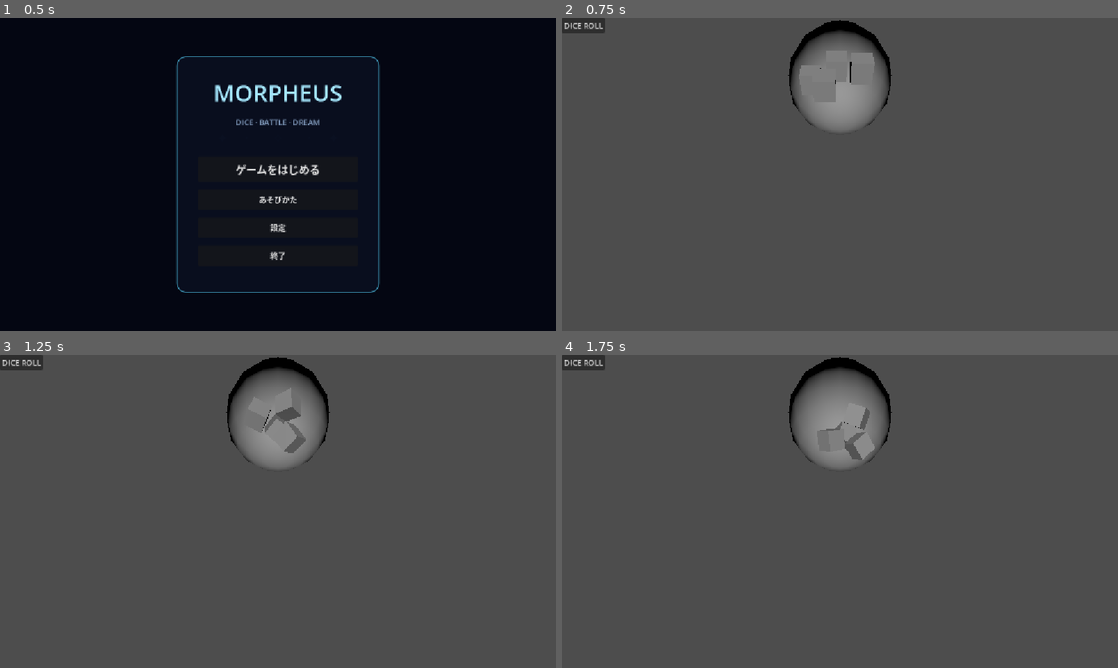
Above: before the commit, frames 1-4 (two rows, left to right).
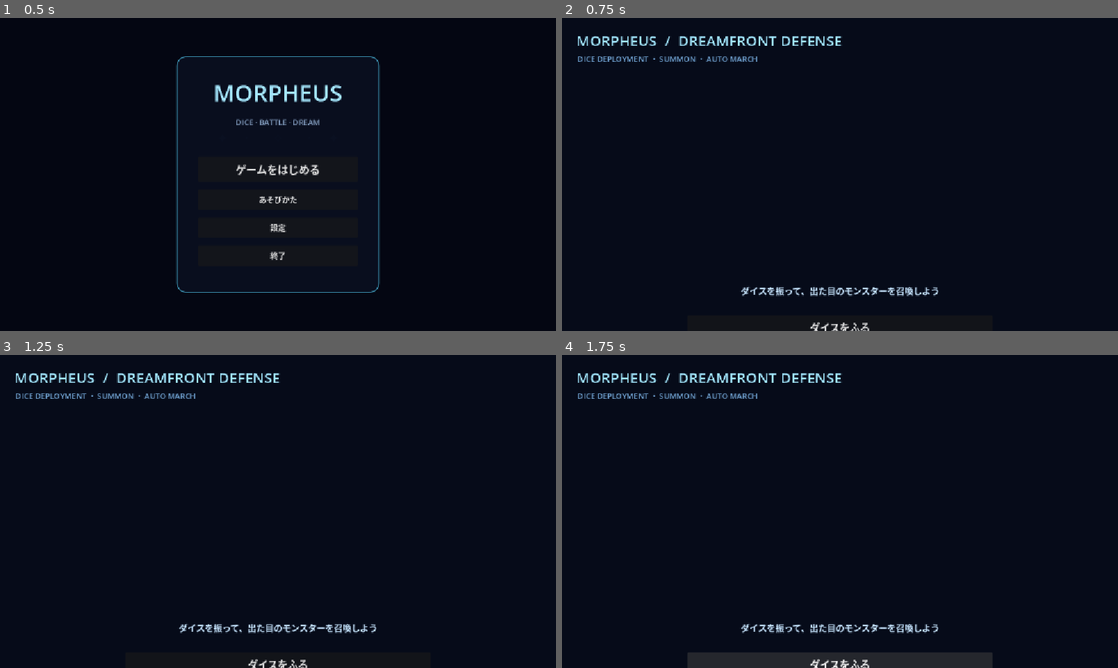
Above: after the commit, the same moments.

Repository: mazboxry/morpheus-
Game: Godot game, scene res://scenes/root.tscn
Same seed, same stepped clock (60 frames per second), same inputs: the game is played once before the commit and once after it.
Inputs (mouse positions are in pixels of both pictures, inside the frame that each line leads up to):
- Up to frame 1 (0.5 s): no input
- Up to frame 2 (0.75 s): click "ゲームをはじめる" at 0.5 s
- Up to frame 3 (1.25 s): no input
- Up to frame 4 (1.75 s): click (840, 664) at 1.25 s, where only the run after the commit has a clickable "ダイスをふる"

Frame 1 is identical in both runs. In frame 2, 100% of the frame differs, in the area x 0-100%, y 0-100%; in frame 3, 100%; in frame 4, 100%.
Error before the commit: Invalid assignment of property or key 'dice_ball' with value of type 'Node3D (dice_ball.gd)' on a base object of type 'Node (game.gd)'. (res://scenes/dice/dice…
Error after the commit: Parse Error: Cannot infer the type of "value" variable because the value doesn't have a set type. (res://scenes/showcase_main.gd:93)

Commit message:
Add dice summon march showcase flow

Diff:
--- a/autoload/game.gd
+++ b/autoload/game.gd
@@ -7,6 +7,7 @@
 signal root_modal_requested(state: State, payload: Dictionary)
 signal stage_requested(stage_id: StringName)
 signal dice_roll_requested
+signal dice_results_ready(results: Array[Dictionary])
 
 enum State {
 	BOOT,
@@ -69,3 +70,9 @@
 
 func lose_game() -> void:
 	transition_to(State.GAME_OVER)
+
+
+## Dice controllers report resolved top faces through this narrow hand-off.
+## Game forwards the immutable payload; summoning remains scene-local.
+func report_dice_results(results: Array[Dictionary]) -> void:
+	dice_results_ready.emit(results.duplicate(true))
--- /dev/null
+++ b/scenes/dice/dice_roll_manager.gd
@@ -0,0 +1,25 @@
+class_name DiceRollManager
+extends Node
+## Local dice controller: each die settles, reads its top face, then reports once.
+
+signal die_stopped(result: Dictionary)
+signal roll_finished(results: Array[Dictionary])
+
+const FACES := [1, 1, 1, 2, 2, 3]
+var _results: Array[Dictionary] = []
+
+func roll(spawn_positions: Array[Vector2]) -> void:
+	_results.clear()
+	for index in spawn_positions.size():
+		await get_tree().create_timer(0.42).timeout
+		var face_index := randi_range(0, FACES.size() - 1)
+		var result := {
+			"die_index": index,
+			"top_face_index": face_index,
+			"rarity": FACES[face_index],
+			"position": spawn_positions[index],
+		}
+		_results.append(result)
+		die_stopped.emit(result)
+	roll_finished.emit(_results.duplicate(true))
+	Game.report_dice_results(_results)
--- a/scenes/main_game.tscn
+++ b/scenes/main_game.tscn
@@ -1,5 +1,5 @@
 [gd_scene load_steps=2 format=3]
 
-[ext_resource type="PackedScene" path="res://scenes/main.tscn" id="1_main"]
+[ext_resource type="PackedScene" path="res://scenes/showcase_main.tscn" id="1_showcase"]
 
-[node name="MainGame" instance=ExtResource("1_main")]
+[node name="MainGame" instance=ExtResource("1_showcase")]
--- /dev/null
+++ b/scenes/monster_summoner.gd
@@ -0,0 +1,11 @@
+class_name MonsterSummoner
+extends Node
+## Converts the narrow Game dice-result notification into presentation data.
+
+signal monsters_summoned(summons: Array[Dictionary])
+
+func summon_from_dice(results: Array[Dictionary]) -> void:
+	var summons: Array[Dictionary] = []
+	for result in results:
+		summons.append({"rarity": result["rarity"], "position": result["position"]})
+	monsters_summoned.emit(summons)
--- /dev/null
+++ b/scenes/showcase_main.gd
@@ -0,0 +1,109 @@
+extends Control
+## A presentation-first vertical slice for title -> physical-die result -> summon -> march.
+
+enum MatchState { DICE_ROLL, SUMMON_DEMO, MARCH_START, MARCH_MAIN }
+
+@onready var roll_button: Button = $HUD/RollButton
+@onready var status_label: Label = $HUD/Status
+@onready var result_label: Label = $HUD/Results
+@onready var dice_manager: DiceRollManager = $DiceRollManager
+@onready var summoner: MonsterSummoner = $MonsterSummoner
+@onready var summon_demo: SummonDemo = $SummonDemo
+
+var state := MatchState.DICE_ROLL
+var dice_angles := [0.0, 0.0, 0.0, 0.0]
+var dice_values := [0, 0, 0, 0]
+var summon_units: Array[Dictionary] = []
+var elapsed := 0.0
+
+func _ready() -> void:
+	Game.dice_results_ready.connect(_on_dice_results_ready)
+	dice_manager.die_stopped.connect(_on_die_stopped)
+	summoner.monsters_summoned.connect(_on_monsters_summoned)
+	summon_demo.completed.connect(_start_march)
+	queue_redraw()
+
+func _process(delta: float) -> void:
+	elapsed += delta
+	if state == MatchState.DICE_ROLL and not roll_button.disabled:
+		for index in dice_angles.size():
+			dice_angles[index] += delta * (2.5 + index * 0.8)
+	if state == MatchState.MARCH_MAIN:
+		for unit in summon_units:
+			unit["progress"] = minf(float(unit.get("progress", 0.0)) + delta * 0.055, 0.76)
+	queue_redraw()
+
+func _on_roll_pressed() -> void:
+	state = MatchState.SUMMON_DEMO
+	roll_button.disabled = true
+	roll_button.text = "ダイス判定中…"
+	status_label.text = "4つのダイスが停止するのを待っています"
+	result_label.text = ""
+	dice_values = [0, 0, 0, 0]
+	dice_manager.roll([Vector2(0.23, 0.67), Vector2(0.40, 0.56), Vector2(0.58, 0.64), Vector2(0.73, 0.53)])
+
+func _on_die_stopped(result: Dictionary) -> void:
+	var index: int = result["die_index"]
+	dice_values[index] = result["rarity"]
+	dice_angles[index] = 0.0
+	status_label.text = "ダイス %d が停止：上面 ☆%d を検出" % [index + 1, dice_values[index]]
+
+func _on_dice_results_ready(results: Array[Dictionary]) -> void:
+	# The Game notification is intentionally only a bridge to this local summoner.
+	summoner.summon_from_dice(results)
+
+func _on_monsters_summoned(summons: Array[Dictionary]) -> void:
+	summon_units = summons
+	var summary: Array[String] = []
+	for summon in summons:
+		summary.append("☆%d" % summon["rarity"])
+	result_label.text = "判定結果  " + "  ".join(summary)
+	summon_demo.present(summons)
+
+func _start_march() -> void:
+	state = MatchState.MARCH_START
+	status_label.text = "召喚演出完了。味方部隊、進軍開始！"
+	await get_tree().create_timer(0.7).timeout
+	state = MatchState.MARCH_MAIN
+	status_label.text = "進軍中 — 城を目指して自動戦闘を開始しました"
+
+func _draw() -> void:
+	var area := Rect2(Vector2(28, 115), size - Vector2(56, 225))
+	draw_rect(area, Color("101d35"), true)
+	draw_rect(area, Color("4479a3"), false, 2.0)
+	# lane, castles, and luminous deployment points
+	draw_rect(Rect2(area.position + Vector2(0, area.size.y * .44), Vector2(area.size.x, area.size.y * .15)), Color("1c3650"), true)
+	_draw_castle(area.position + Vector2(34, area.size.y * .37), Color("5aaeff"), "味方の城")
+	_draw_castle(area.position + Vector2(area.size.x - 106, area.size.y * .37), Color("ff707b"), "敵の城")
+	for index in 4:
+		var p := Vector2(area.position.x + area.size.x * (0.20 + index * .18), area.position.y + area.size.y * (0.68 - (index % 2) * .12))
+		_draw_die(p, index)
+	for unit in summon_units:
+		var original: Vector2 = unit["position"]
+		var progress := float(unit.get("progress", 0.0))
+		var p := area.position + Vector2(area.size.x * (original.x + progress), area.size.y * original.y)
+		_draw_monster(p, int(unit["rarity"]))
+
+func _draw_castle(p: Vector2, color: Color, caption: String) -> void:
+	draw_rect(Rect2(p, Vector2(72, 72)), color.darkened(.35), true)
+	draw_rect(Rect2(p, Vector2(72, 72)), color, false, 3.0)
+	draw_string(ThemeDB.fallback_font, p + Vector2(6, 98), caption, HORIZONTAL_ALIGNMENT_CENTER, 100, 16, color)
+
+func _draw_die(p: Vector2, index: int) -> void:
+	var value := dice_values[index]
+	var rotation := 0.0 if value > 0 else dice_angles[index]
+	draw_set_transform(p + Vector2(29, 29), rotation)
+	var color := Color("f5f6ff") if value == 0 else Color("bfeaff")
+	draw_rect(Rect2(-29, -29, 58, 58), color, true)
+	draw_rect(Rect2(-29, -29, 58, 58), Color("27476b"), false, 3.0)
+	if value > 0:
+		draw_string(ThemeDB.fallback_font, Vector2(-11, 12), "☆%d" % value, HORIZONTAL_ALIGNMENT_LEFT, -1, 22, Color("11375b"))
+	else:
+		draw_circle(Vector2.ZERO, 5, Color("27517a"))
+	draw_set_transform(Vector2.ZERO, 0.0)
+
+func _draw_monster(p: Vector2, rarity: int) -> void:
+	var color := [Color("8de4ff"), Color("a98cff"), Color("ffd667")][rarity - 1]
+	draw_circle(p, 19.0 + rarity * 2.0, color.darkened(.35))
+	draw_circle(p, 15.0 + rarity * 2.0, color)
+	draw_string(ThemeDB.fallback_font, p + Vector2(-15, 6), "☆%d" % rarity, HORIZONTAL_ALIGNMENT_LEFT, -1, 15, Color("10203c"))
--- /dev/null
+++ b/scenes/showcase_main.tscn
@@ -0,0 +1,89 @@
+[gd_scene load_steps=3 format=3]
+
+[ext_resource type="Script" path="res://scenes/showcase_main.gd" id="1_main"]
+[ext_resource type="PackedScene" path="res://scenes/ui/summon_demo.tscn" id="2_demo"]
+[ext_resource type="Script" path="res://scenes/dice/dice_roll_manager.gd" id="3_dice"]
+[ext_resource type="Script" path="res://scenes/monster_summoner.gd" id="4_summoner"]
+
+[node name="ShowcaseMain" type="Control"]
+layout_mode = 3
+anchors_preset = 15
+anchor_right = 1.0
+anchor_bottom = 1.0
+grow_horizontal = 2
+grow_vertical = 2
+script = ExtResource("1_main")
+
+[node name="Background" type="ColorRect" parent="."]
+layout_mode = 1
+anchors_preset = 15
+anchor_right = 1.0
+anchor_bottom = 1.0
+color = Color(0.025, 0.045, 0.1, 1)
+mouse_filter = 2
+[node name="Header" type="Label" parent="."]
+layout_mode = 0
+offset_left = 30.0
+offset_top = 25.0
+offset_right = 900.0
+offset_bottom = 75.0
+theme_override_colors/font_color = Color(0.64, 0.91, 1, 1)
+theme_override_font_sizes/font_size = 30
+text = "MORPHEUS  /  DREAMFRONT DEFENSE"
+[node name="Sub" type="Label" parent="."]
+layout_mode = 0
+offset_left = 32.0
+offset_top = 73.0
+offset_right = 900.0
+offset_bottom = 105.0
+theme_override_colors/font_color = Color(0.45, 0.65, 0.84, 1)
+theme_override_font_sizes/font_size = 16
+text = "DICE DEPLOYMENT  •  SUMMON  •  AUTO MARCH"
+[node name="HUD" type="Control" parent="."]
+layout_mode = 1
+anchors_preset = 12
+anchor_top = 1.0
+anchor_right = 1.0
+anchor_bottom = 1.0
+offset_top = -104.0
+grow_horizontal = 2
+grow_vertical = 0
+[node name="Status" type="Label" parent="HUD"]
+layout_mode = 1
+anchors_preset = 10
+anchor_right = 1.0
+offset_left = 32.0
+offset_top = 8.0
+offset_right = -32.0
+offset_bottom = 36.0
+theme_override_colors/font_color = Color(0.78, 0.9, 1, 1)
+theme_override_font_sizes/font_size = 18
+text = "ダイスを振って、出た目のモンスターを召喚しよう"
+horizontal_alignment = 1
+[node name="Results" type="Label" parent="HUD"]
+layout_mode = 1
+anchors_preset = 10
+anchor_right = 1.0
+offset_left = 32.0
+offset_top = 40.0
+offset_right = -32.0
+offset_bottom = 68.0
+theme_override_colors/font_color = Color(1, 0.85, 0.4, 1)
+theme_override_font_sizes/font_size = 18
+horizontal_alignment = 1
+[node name="RollButton" type="Button" parent="HUD"]
+layout_mode = 1
+anchors_preset = 10
+anchor_right = 1.0
+offset_left = 260.0
+offset_top = 72.0
+offset_right = -260.0
+offset_bottom = 122.0
+theme_override_font_sizes/font_size = 21
+text = "ダイスをふる"
+[connection signal="pressed" from="HUD/RollButton" to="." method="_on_roll_pressed"]
+[node name="DiceRollManager" type="Node" parent="."]
+script = ExtResource("3_dice")
+[node name="MonsterSummoner" type="Node" parent="."]
+script = ExtResource("4_summoner")
+[node name="SummonDemo" parent="." instance=ExtResource("2_demo")]
--- /dev/null
+++ b/scenes/ui/summon_demo.gd
@@ -0,0 +1,18 @@
+class_name SummonDemo
+extends PanelContainer
+
+signal completed
+
+var _label: Label
+
+func _ready() -> void:
+	_label = get_node("Margin/VBox/Message")
+
+func present(summons: Array[Dictionary]) -> void:
+	var stars: Array[String] = []
+	for summon in summons:
+		stars.append("☆".repeat(int(summon["rarity"])))
+	_label.text = "召喚完了！\n" + "　".join(stars) + " のモンスターが戦場に現れた"
+	show()
+	await get_tree().create_timer(1.65).timeout
+	completed.emit()
--- /dev/null
+++ b/scenes/ui/summon_demo.tscn
@@ -0,0 +1,50 @@
+[gd_scene load_steps=3 format=3]
+
+[ext_resource type="Script" path="res://scenes/ui/summon_demo.gd" id="1"]
+[sub_resource type="StyleBoxFlat" id="panel"]
+bg_color = Color(0.035, 0.06, 0.15, 0.96)
+border_width_left = 3
+border_width_top = 3
+border_width_right = 3
+border_width_bottom = 3
+border_color = Color(0.3, 0.85, 1, 0.9)
+corner_radius_top_left = 22
+corner_radius_top_right = 22
+corner_radius_bottom_right = 22
+corner_radius_bottom_left = 22
+
+[node name="SummonDemo" type="PanelContainer"]
+visible = false
+anchors_preset = 8
+anchor_left = 0.5
+anchor_top = 0.5
+anchor_right = 0.5
+anchor_bottom = 0.5
+offset_left = -245.0
+offset_top = -120.0
+offset_right = 245.0
+offset_bottom = 120.0
+theme_override_styles/panel = SubResource("panel")
+script = ExtResource("1")
+
+[node name="Margin" type="MarginContainer" parent="."]
+layout_mode = 2
+theme_override_constants/margin_left = 24
+theme_override_constants/margin_top = 22
+theme_override_constants/margin_right = 24
+theme_override_constants/margin_bottom = 22
+[node name="VBox" type="VBoxContainer" parent="Margin"]
+layout_mode = 2
+theme_override_constants/separation = 14
+[node name="Title" type="Label" parent="Margin/VBox"]
+layout_mode = 2
+theme_override_colors/font_color = Color(0.55, 0.9, 1, 1)
+theme_override_font_sizes/font_size = 28
+text = "✦ SUMMON DEMONSTRATION ✦"
+horizontal_alignment = 1
+[node name="Message" type="Label" parent="Margin/VBox"]
+layout_mode = 2
+theme_override_colors/font_color = Color(0.96, 0.98, 1, 1)
+theme_override_font_sizes/font_size = 20
+horizontal_alignment = 1
+autowrap_mode = 2
Not shown, changed: docs/game_api.md
